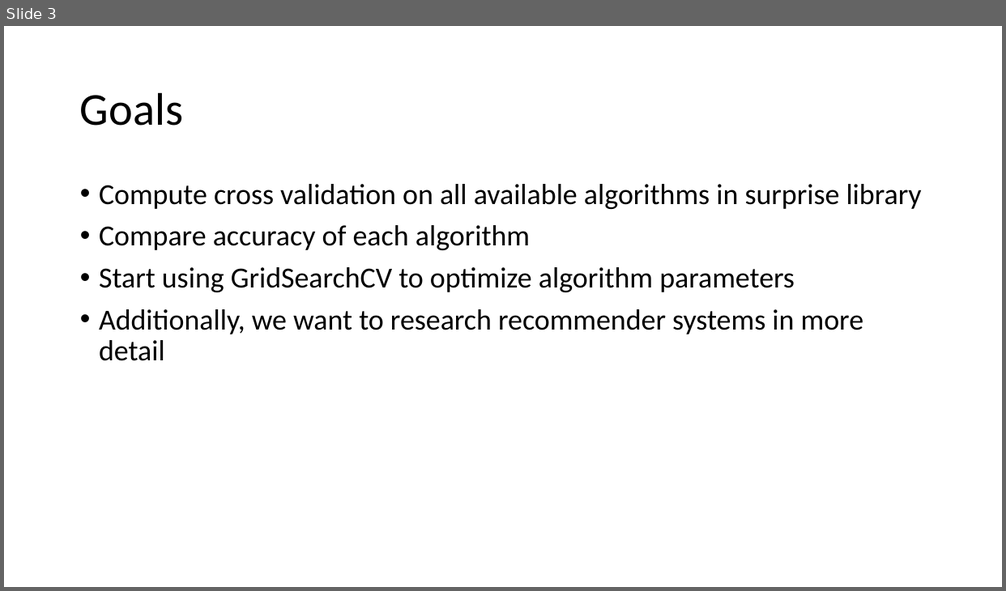
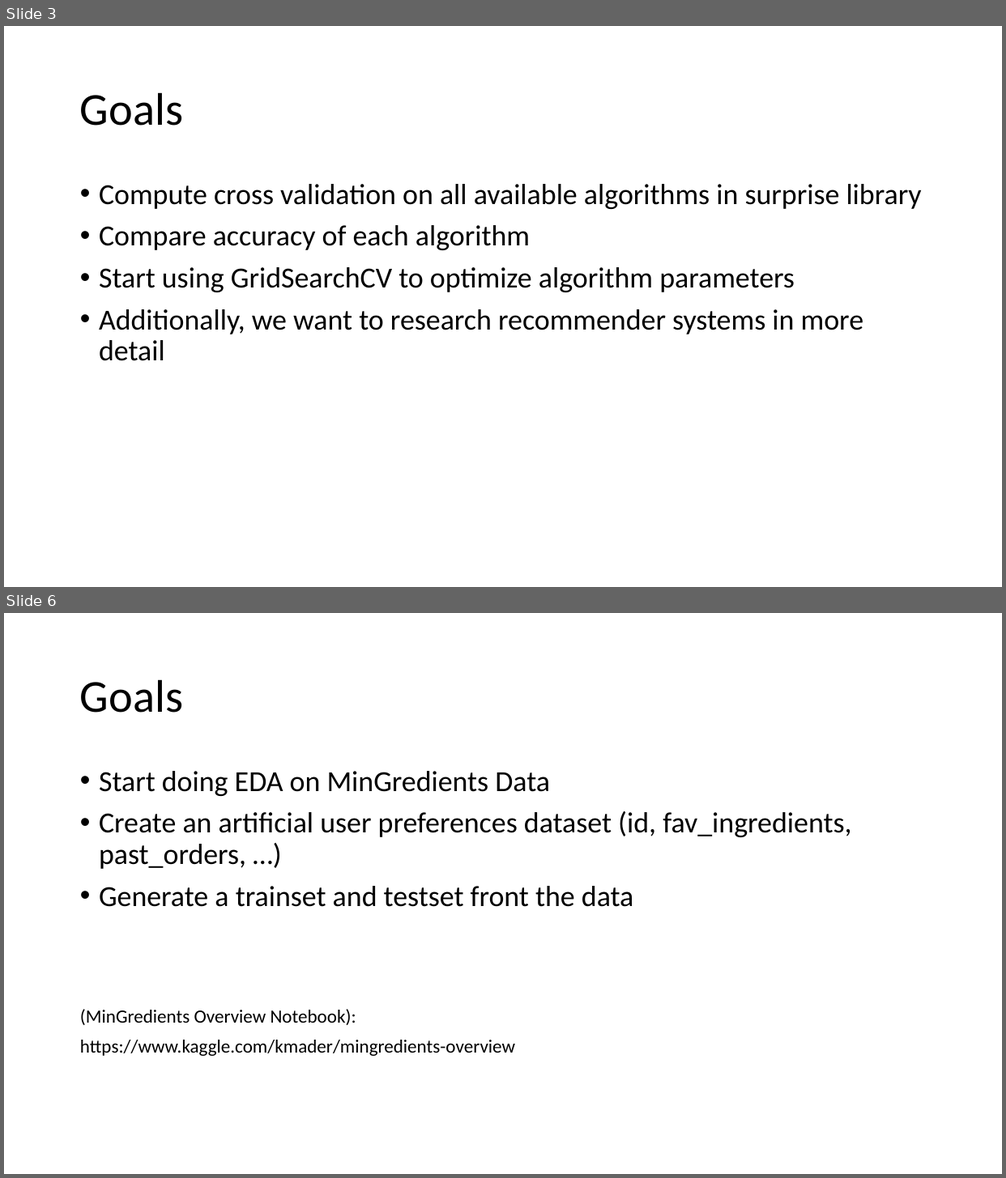
Before and after one commit to meherunabi/UM_Project_P1, a slide deck: Weekly Updates/Aug 30.pptx. Shown one above the other, each under a label of ours: slide 3 before the commit, slides 3 and 6 after it; the slides between them are not shown. The pictures are 1006x591 and 1006x1178 pixels, drawn with LibreOffice and Linux fonts; fonts in the diff are those of the drawing. Boxes give left, top, right and bottom in pixels: in the first picture for what was removed or moved away, otherwise in the second. Text is boxed around its words. In the diff, an @@ line names an element or a change of style, - is before the commit and + after.

```diff
--- a/Weekly Updates/Aug 30.pptx
+++ b/Weekly Updates/Aug 30.pptx
@@ slide 6 added at (4,613,1002,1174), background #FFFFFF @@
@@ title added at (80,679,183,713), 44 pt, text #000000 @@
+Goals
@@ text added at (80,771,851,1056), 28 pt, text #000000 @@
+• Start doing EDA on MinGredients Data
+• Create an artificial user preferences dataset (id, fav_ingredients, past_orders, …)
+• Generate a trainset and testset front the data
+(MinGredients Overview Notebook):
+https://www.kaggle.com/kmader/mingredients-overview
```
Also in this commit, not shown: 2 other slides added.
